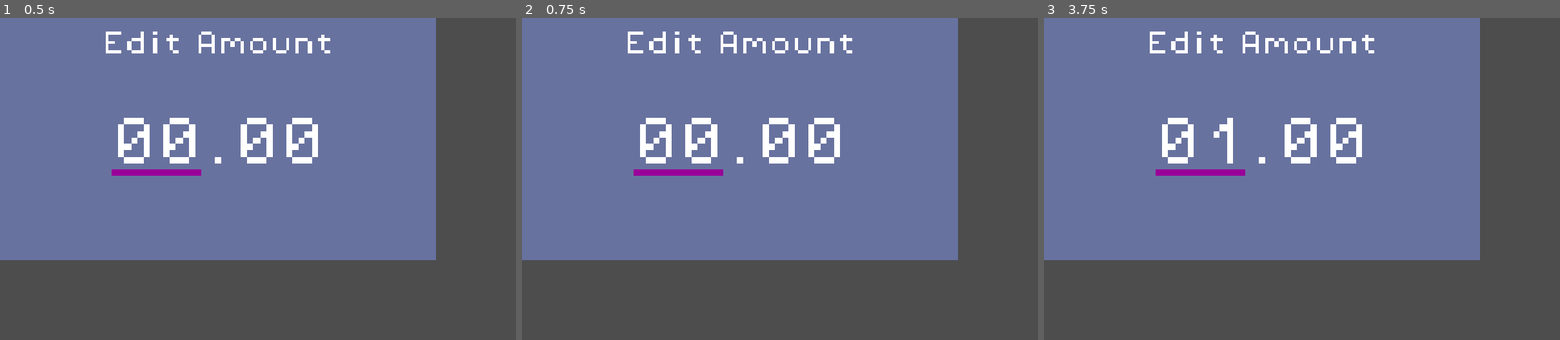
Above: before the commit, frames 1-3 (left to right).
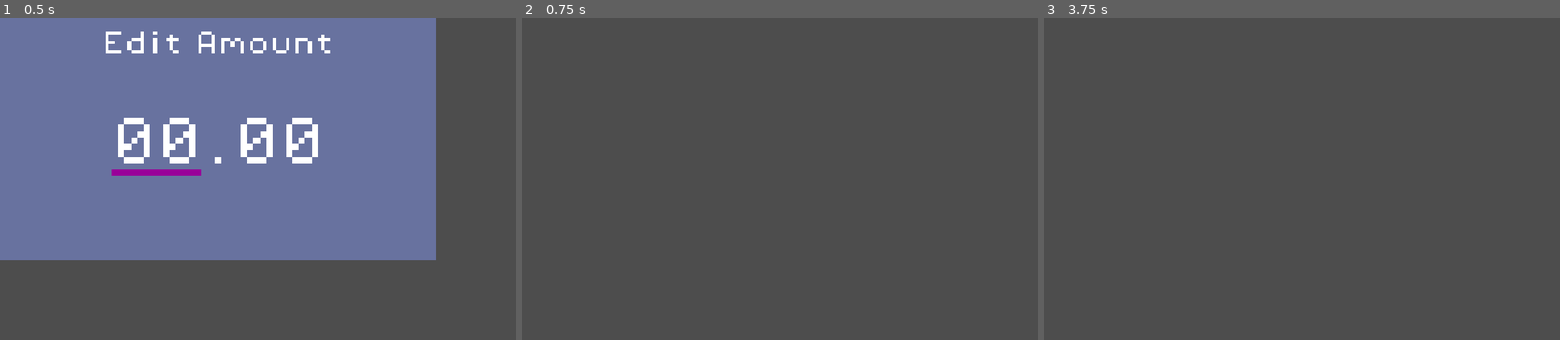
Above: after the commit, the same moments.

Repository: phrasmotica/budget-visualiser
Game: Godot game, scene res://scenes/ui/amount_entry_modal/amount_entry_modal.tscn
Two runs of this game, one before a commit and one after it. Both use one fixed random seed, a clock stepped at 60 frames per second and the inputs below. This scene is started directly instead of the project's main scene.
Inputs:
- Up to frame 1 (0.5 s): no input
- Up to frame 2 (0.75 s): tap Enter (ui_accept) at 0.5, 0.6 s; hold Right (ui_right) from 0.53 s (still down)
- Up to frame 3 (3.75 s): tap Enter (ui_accept) at 0.77, 1.07, 1.25, 1.52, 1.55, 1.82, 2, 2.1, 2.75, 3.02, 3.05, 3.32, 3.5, 3.6 s; release Right (ui_right) at 1.28 s; hold Down (ui_down) 1.28-2.03 s; tap Shift (bulk_modifier) at 1.35, 2.85 s; hold Right (ui_right) 2.03-2.78 s; hold Up (ui_up) 2.78-3.53 s; hold Left (ui_left) from 3.53 s (still down)

Frame 1 is identical in both runs. In frame 2, 64% of the frame differs, in the area x 0-85%, y 0-76%; in frame 3, 64%.

Commit message:
Press the space bar to close the AmountEntryModal and emit a signal bearing the final amount

Diff:
--- a/project.godot
+++ b/project.godot
@@ -19,6 +19,7 @@
 
 GridInput="*res://scenes/autoloads/grid_input.gd"
 SignalHelper="*res://scenes/autoloads/signal_helper.gd"
+AmountEvents="*res://scenes/autoloads/amount_events.gd"
 
 [display]
 
--- /dev/null
+++ b/scenes/autoloads/amount_events.gd
@@ -0,0 +1,6 @@
+extends Node
+
+signal entry_finished(amount: float)
+
+func emit_entry_finished(amount: float) -> void:
+	entry_finished.emit(amount)
--- a/scenes/ui/amount_edit/amount_edit.gd
+++ b/scenes/ui/amount_edit/amount_edit.gd
@@ -46,3 +46,6 @@
 
 func is_enabled() -> bool:
 	return _current_state and _current_state.is_enabled()
+
+func get_current_value() -> int:
+	return _amount_tracker.current()
--- a/scenes/ui/amount_edit/amount_tracker.gd
+++ b/scenes/ui/amount_edit/amount_tracker.gd
@@ -9,6 +9,9 @@
 	_minimum = minimum
 	_maximum = maximum
 
+func current() -> int:
+	return _current
+
 func add(change: int) -> int:
 	_current = mini(99, _current + change)
 	return _current
--- a/scenes/ui/amount_entry_modal/amount_entry_modal.gd
+++ b/scenes/ui/amount_entry_modal/amount_entry_modal.gd
@@ -5,6 +5,9 @@
 
 @onready
 var appearance: AmountEntryModalAppearance = %Appearance
+
+@onready
+var totaller: AmountTotaller = %Totaller
 
 var _state_factory := AmountEntryModalStateFactory.new()
 var _current_state: AmountEntryModalState = null
@@ -21,7 +24,8 @@
 	_current_state.setup(
 		self,
 		state_data,
-		appearance)
+		appearance,
+		totaller)
 
 	_current_state.state_transition_requested.connect(switch_state)
 	_current_state.name = "AmountEntryModalStateMachine: %s" % str(state)
--- a/scenes/ui/amount_entry_modal/amount_entry_modal.tscn
+++ b/scenes/ui/amount_entry_modal/amount_entry_modal.tscn
@@ -1,9 +1,10 @@
-[gd_scene load_steps=5 format=3 uid="uid://dw7xjnqey7y0y"]
+[gd_scene load_steps=6 format=3 uid="uid://dw7xjnqey7y0y"]
 
 [ext_resource type="Theme" uid="uid://c1ktlawkckrai" path="res://themes/theme_pixel.tres" id="1_wumc0"]
 [ext_resource type="PackedScene" uid="uid://dtev33c4yaaub" path="res://scenes/ui/amount_edit/amount_edit.tscn" id="2_8gaj6"]
 [ext_resource type="Script" uid="uid://v2v0n4dsl33v" path="res://scenes/ui/amount_entry_modal/amount_entry_modal.gd" id="2_218fl"]
 [ext_resource type="Script" uid="uid://b3ek0xt6yv316" path="res://scenes/ui/amount_entry_modal/amount_entry_modal_appearance.gd" id="2_dmink"]
+[ext_resource type="Script" uid="uid://cyfb673un1meg" path="res://scenes/ui/amount_entry_modal/amount_totaller.gd" id="4_ljdbp"]
 
 [node name="AmountEntryModal" type="PanelContainer"]
 custom_minimum_size = Vector2(1080, 600)
@@ -16,6 +17,12 @@
 [node name="Appearance" type="Node" parent="." node_paths=PackedStringArray("edit_major", "edit_minor")]
 unique_name_in_owner = true
 script = ExtResource("2_dmink")
+edit_major = NodePath("../MarginContainer/VBoxContainer/HBoxContainer/AmountEditMajor")
+edit_minor = NodePath("../MarginContainer/VBoxContainer/HBoxContainer/AmountEditMinor")
+
+[node name="Totaller" type="Node" parent="." node_paths=PackedStringArray("edit_major", "edit_minor")]
+unique_name_in_owner = true
+script = ExtResource("4_ljdbp")
 edit_major = NodePath("../MarginContainer/VBoxContainer/HBoxContainer/AmountEditMajor")
 edit_minor = NodePath("../MarginContainer/VBoxContainer/HBoxContainer/AmountEditMinor")
 
--- /dev/null
+++ b/scenes/ui/amount_entry_modal/amount_totaller.gd
@@ -0,0 +1,14 @@
+class_name AmountTotaller
+extends Node
+
+@export
+var edit_major: AmountEdit
+
+@export
+var edit_minor: AmountEdit
+
+func compute_total() -> float:
+	if edit_major and edit_minor:
+		return edit_major.get_current_value() + 0.01 * edit_minor.get_current_value()
+
+	return 0.0
--- a/scenes/ui/amount_entry_modal/states/amount_entry_modal_state.gd
+++ b/scenes/ui/amount_entry_modal/states/amount_entry_modal_state.gd
@@ -6,15 +6,18 @@
 var _amount_entry_modal: AmountEntryModal = null
 var _state_data: AmountEntryModalStateData = null
 var _appearance: AmountEntryModalAppearance = null
+var _totaller: AmountTotaller = null
 
 func setup(
 	amount_entry_modal: AmountEntryModal,
 	state_data: AmountEntryModalStateData,
 	appearance: AmountEntryModalAppearance,
+	totaller: AmountTotaller,
 ) -> void:
 	_amount_entry_modal = amount_entry_modal
 	_state_data = state_data
 	_appearance = appearance
+	_totaller = totaller
 
 func transition_state(
 	new_state: AmountEntryModal.State,
--- a/scenes/ui/amount_entry_modal/states/amount_entry_modal_state_hidden.gd
+++ b/scenes/ui/amount_entry_modal/states/amount_entry_modal_state_hidden.gd
@@ -3,3 +3,5 @@
 
 func _enter_tree() -> void:
 	print("%s is now hidden" % _amount_entry_modal.name)
+
+	_amount_entry_modal.hide()
--- a/scenes/ui/amount_entry_modal/states/amount_entry_modal_state_shown.gd
+++ b/scenes/ui/amount_entry_modal/states/amount_entry_modal_state_shown.gd
@@ -9,3 +9,15 @@
 func _process(_delta: float) -> void:
 	if Input.is_action_just_released("ui_focus_next"):
 		_appearance.switch_amount_edits()
+
+	if Input.is_action_just_released("ui_accept"):
+		_finish()
+
+func _finish() -> void:
+	var final_amount := _totaller.compute_total()
+
+	print("Final amount: %.2f" % final_amount)
+
+	AmountEvents.emit_entry_finished(final_amount)
+
+	transition_state(AmountEntryModal.State.HIDDEN)
Not shown, added: scenes/autoloads/amount_events.gd.uid
Not shown, added: scenes/ui/amount_entry_modal/amount_totaller.gd.uid
